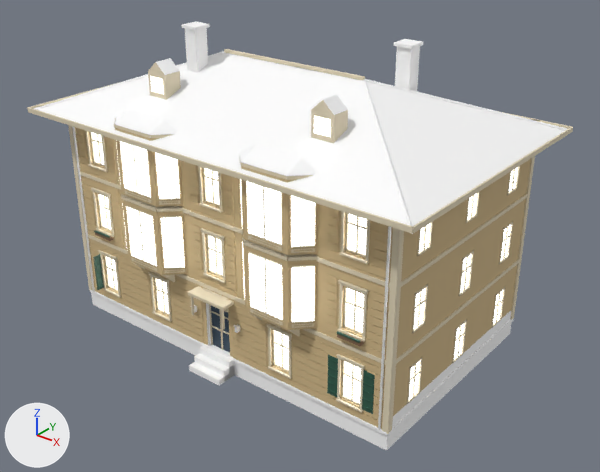
The glTF model game/assets/world/kits/istanbul/bld_yali_a.glb, before and after one commit.
One viewpoint serves both versions: a camera (50 mm lens) standing at (23.2, -23.0, 22.6) and looking at (0.9, 4.8, 5.3). The axes (+X, +Y, +Z) are drawn at lower left. The lights are the same throughout. The older version comes first. Objects named as collision shapes, trigger or cutter boxes, shadow casters or lower levels of detail are left out. Where no turn or scale is listed for an object, it has been applied to the vertices. Vertices at exactly the same position are counted once.

The older version as bpy lines, for what is in view:
```python
ob_lod0 = bpy.data.objects.new('LOD0', me_lod0_mesh)
ob_lod0.location = (0.0, 0.0, 0.0)
```
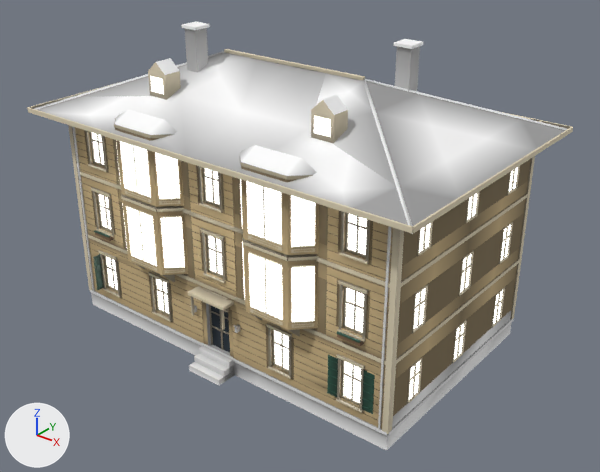
The change, as a list of edits to the scene's bpy script:
```text
Change mat_m_brick_red:
    where n0 = _N.new('ShaderNodeBsdfPrincipled'); n0.name = 'Principled BSDF'
    remove n0.inputs[0].default_value = (1.0, 1.0, 1.0, 1.0)  # 'Base Color', white #ffffff
    add n2 = _N.new('ShaderNodeVertexColor'); n2.name = 'Color Attribute'
    add _L.new(n2.outputs[0], n0.inputs[0])  # 'Color' to 'Base Color'
Change mat_m_concrete_smooth:
    where n0 = _N.new('ShaderNodeBsdfPrincipled'); n0.name = 'Principled BSDF'
    remove n0.inputs[0].default_value = (1.0, 1.0, 1.0, 1.0)  # 'Base Color', white #ffffff
    add n2 = _N.new('ShaderNodeVertexColor'); n2.name = 'Color Attribute'
    add _L.new(n2.outputs[0], n0.inputs[0])  # 'Color' to 'Base Color'
Change mat_m_concrete_stained:
    where n0 = _N.new('ShaderNodeBsdfPrincipled'); n0.name = 'Principled BSDF'
    remove n0.inputs[0].default_value = (1.0, 1.0, 1.0, 1.0)  # 'Base Color', white #ffffff
    add n2 = _N.new('ShaderNodeVertexColor'); n2.name = 'Color Attribute'
    add _L.new(n2.outputs[0], n0.inputs[0])  # 'Color' to 'Base Color'
Change mat_m_metal_painted:
    where n0 = _N.new('ShaderNodeBsdfPrincipled'); n0.name = 'Principled BSDF'
    remove n0.inputs[0].default_value = (1.0, 1.0, 1.0, 1.0)  # 'Base Color', white #ffffff
    add n2 = _N.new('ShaderNodeVertexColor'); n2.name = 'Color Attribute'
    add _L.new(n2.outputs[0], n0.inputs[0])  # 'Color' to 'Base Color'
Change mat_m_paint_door_blue:
    where n0 = _N.new('ShaderNodeBsdfPrincipled'); n0.name = 'Principled BSDF'
    remove n0.inputs[0].default_value = (0.0343, 0.0666, 0.102, 1.0)  # 'Base Color', dark blue #34495a
    add n2 = _N.new('ShaderNodeMix'); n2.name = 'Mix'
    add n2.data_type = 'RGBA'
    add n2.blend_type = 'MULTIPLY'
    add n2.inputs[0].default_value = 1.0  # 'Factor'
    add n2.inputs[7].default_value = (0.0343, 0.0666, 0.102, 1.0)  # 'B', dark blue #34495a
    add n3 = _N.new('ShaderNodeVertexColor'); n3.name = 'Color Attribute'
    add _L.new(n2.outputs[2], n0.inputs[0])  # 'Result' to 'Base Color'
    add _L.new(n3.outputs[0], n2.inputs[6])  # 'Color' to 'A'
Change mat_m_paint_shutter_green:
    where n0 = _N.new('ShaderNodeBsdfPrincipled'); n0.name = 'Principled BSDF'
    remove n0.inputs[0].default_value = (0.0284, 0.105, 0.0685, 1.0)  # 'Base Color', dark green #2f5b4a
    add n2 = _N.new('ShaderNodeMix'); n2.name = 'Mix'
    add n2.data_type = 'RGBA'
    add n2.blend_type = 'MULTIPLY'
    add n2.inputs[0].default_value = 1.0  # 'Factor'
    add n2.inputs[7].default_value = (0.0284, 0.105, 0.0685, 1.0)  # 'B', dark green #2f5b4a
    add n3 = _N.new('ShaderNodeVertexColor'); n3.name = 'Color Attribute'
    add _L.new(n2.outputs[2], n0.inputs[0])  # 'Result' to 'Base Color'
    add _L.new(n3.outputs[0], n2.inputs[6])  # 'Color' to 'A'
Change mat_m_plaster_butter:
    where n0 = _N.new('ShaderNodeBsdfPrincipled'); n0.name = 'Principled BSDF'
    remove n0.inputs[0].default_value = (0.644, 0.485, 0.254, 1.0)  # 'Base Color', beige #d2b98a
    add n2 = _N.new('ShaderNodeMix'); n2.name = 'Mix'
    add n2.data_type = 'RGBA'
    add n2.blend_type = 'MULTIPLY'
    add n2.inputs[0].default_value = 1.0  # 'Factor'
    add n2.inputs[7].default_value = (0.644, 0.485, 0.254, 1.0)  # 'B', beige #d2b98a
    add n3 = _N.new('ShaderNodeVertexColor'); n3.name = 'Color Attribute'
    add _L.new(n2.outputs[2], n0.inputs[0])  # 'Result' to 'Base Color'
    add _L.new(n3.outputs[0], n2.inputs[6])  # 'Color' to 'A'
Change mat_m_plaster_cream:
    where n0 = _N.new('ShaderNodeBsdfPrincipled'); n0.name = 'Principled BSDF'
    remove n0.inputs[0].default_value = (0.768, 0.68, 0.497, 1.0)  # 'Base Color', beige #e3d7bb
    add n2 = _N.new('ShaderNodeMix'); n2.name = 'Mix'
    add n2.data_type = 'RGBA'
    add n2.blend_type = 'MULTIPLY'
    add n2.inputs[0].default_value = 1.0  # 'Factor'
    add n2.inputs[7].default_value = (0.768, 0.68, 0.497, 1.0)  # 'B', beige #e3d7bb
    add n3 = _N.new('ShaderNodeVertexColor'); n3.name = 'Color Attribute'
    add _L.new(n2.outputs[2], n0.inputs[0])  # 'Result' to 'Base Color'
    add _L.new(n3.outputs[0], n2.inputs[6])  # 'Color' to 'A'
Change mat_m_roof_tile:
    where n0 = _N.new('ShaderNodeBsdfPrincipled'); n0.name = 'Principled BSDF'
    remove n0.inputs[0].default_value = (1.0, 1.0, 1.0, 1.0)  # 'Base Color', white #ffffff
    add n2 = _N.new('ShaderNodeVertexColor'); n2.name = 'Color Attribute'
    add _L.new(n2.outputs[0], n0.inputs[0])  # 'Color' to 'Base Color'
Change mat_m_wood_yali_dark:
    where n0 = _N.new('ShaderNodeBsdfPrincipled'); n0.name = 'Principled BSDF'
    remove n0.inputs[0].default_value = (0.254, 0.144, 0.0762, 1.0)  # 'Base Color', brown #8a6a4e
    add n2 = _N.new('ShaderNodeMix'); n2.name = 'Mix'
    add n2.data_type = 'RGBA'
    add n2.blend_type = 'MULTIPLY'
    add n2.inputs[0].default_value = 1.0  # 'Factor'
    add n2.inputs[7].default_value = (0.254, 0.144, 0.0762, 1.0)  # 'B', brown #8a6a4e
    add n3 = _N.new('ShaderNodeVertexColor'); n3.name = 'Color Attribute'
    add _L.new(n2.outputs[2], n0.inputs[0])  # 'Result' to 'Base Color'
    add _L.new(n3.outputs[0], n2.inputs[6])  # 'Color' to 'A'
Change me_lod0_mesh:
    remove me_lod0_mesh.from_pydata(...)  # 4744 vertices, 7246 faces; spans x -10.6..10.6, y -1.3..12.0, z 0.0..14.7
    add me_lod0_mesh.from_pydata(...)  # 5820 vertices, 8946 faces; spans x -10.6..10.6, y -1.3..12.0, z 0.0..14.7
    me_lod0_mesh part 1: 64 vertices moved within x -9.3..9.3, y 5.6..11.2, z 1.5..10.1; 1076 vertices added at x -10.6..10.6, y -1.3..12.0, z 0.0..13.4
```

What differs and where, as boxes [x1, y1, x2, y2] in the pictures (600 x 472 px):
'LOD0', recoloured (darker)
    both: [28, 23, 573, 448]
part 1 of me_lod0_mesh, reshaped (mostly hidden before)
    before: [457, 195, 474, 357]
    after: [27, 49, 573, 450]
